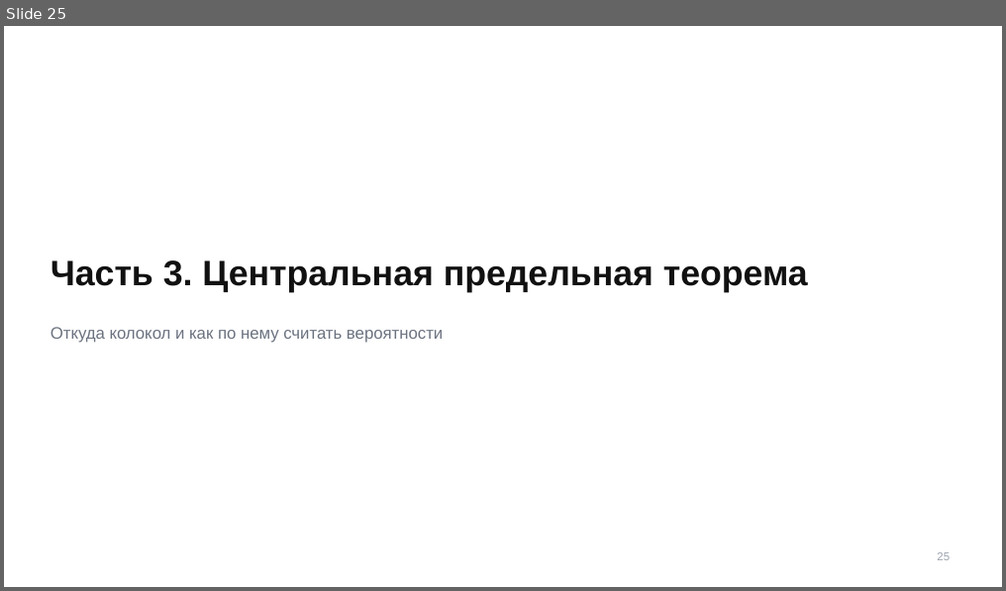
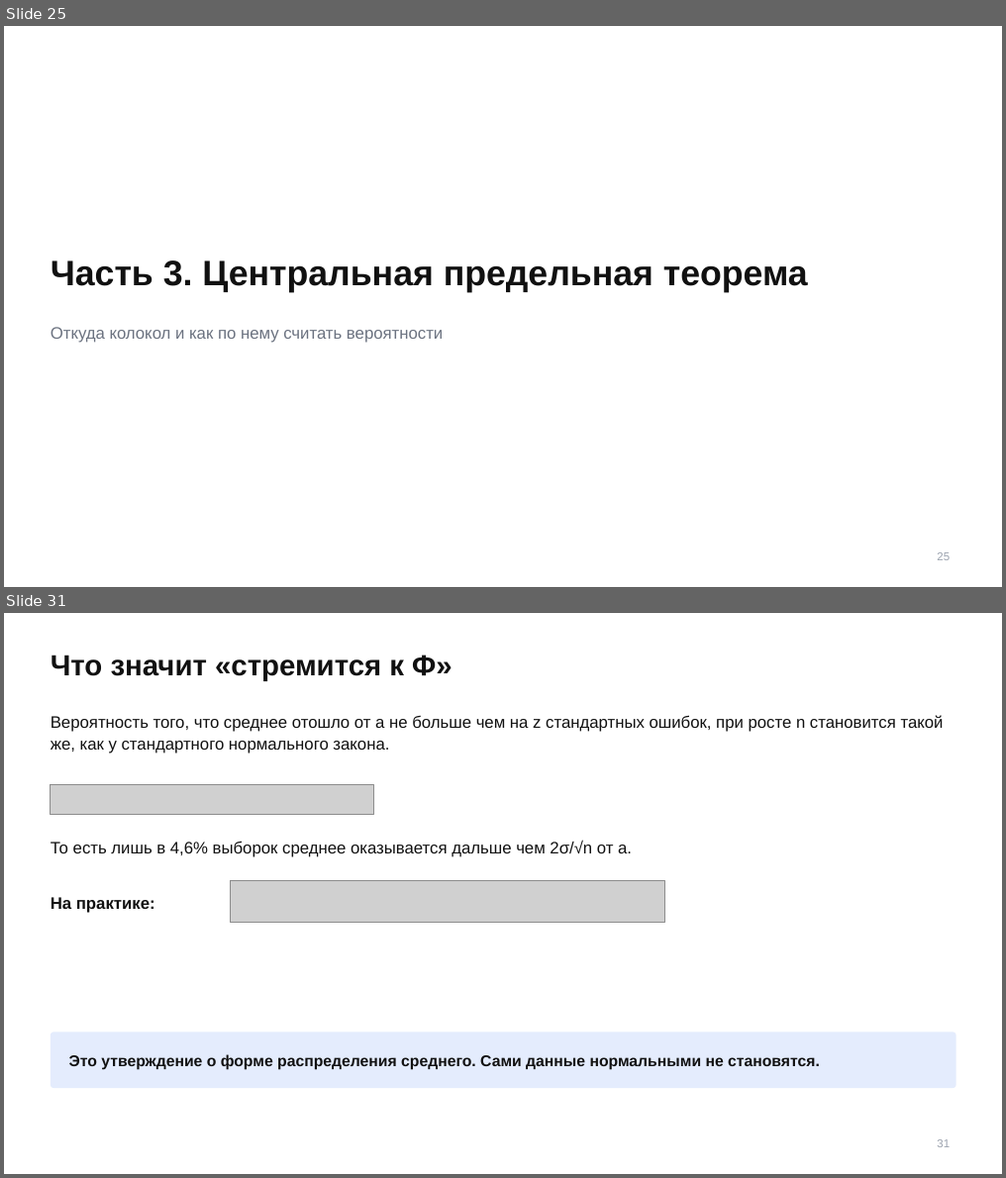
Before and after one commit to TheTonyPub/probability-theory-2026, a slide deck: lectures/07_lln-clt.pptx. Shown one above the other, each under a label of ours: slide 25 before the commit, slides 25 and 31 after it; the slides between them are not shown. The pictures are 1006x591 and 1006x1178 pixels, drawn with LibreOffice and Linux fonts; fonts in the diff are those of the drawing; grey boxes stand for pictures. Boxes give left, top, right and bottom in pixels: in the first picture for what was removed or moved away, otherwise in the second. Text is boxed around its words. In the diff, an @@ line names an element or a change of style, - is before the commit and + after.

```diff
--- a/lectures/07_lln-clt.pptx
+++ b/lectures/07_lln-clt.pptx
@@ slide 31 added at [4, 613, 1002, 1174], background #FFFFFF @@
@@ text added at [51, 655, 451, 681], 28 pt, text #111111, bold @@
+Что значит «стремится к Φ»
@@ text added at [51, 715, 944, 754], 16 pt, text #111111 @@
+Вероятность того, что среднее отошло от a не больше чем на z стандартных ошибок, при росте n становится такой же, как у стандартного нормального закона.
@@ picture added at [51, 785, 374, 814] @@
@@ text added at [51, 840, 632, 858], 16 pt, text #111111 @@
+То есть лишь в 4,6% выборок среднее оказывается дальше чем 2σ/√n от a.
@@ text added at [51, 897, 155, 913], 16 pt, text #111111, bold @@
+На практике:
@@ picture added at [230, 880, 664, 922] @@
@@ rounded rectangle added at [51, 1032, 956, 1088], fill #E4ECFD @@
@@ text added at [69, 1055, 820, 1070], 15 pt, text #111111, bold @@
+Это утверждение о форме распределения среднего. Сами данные нормальными не становятся.
@@ text added at [937, 1140, 949, 1148], 11 pt, text #9CA3AF @@
+31
```
Also in this commit, not shown: 10 slides changed, 2 other slides added, 2 slides removed, 1 other file.
